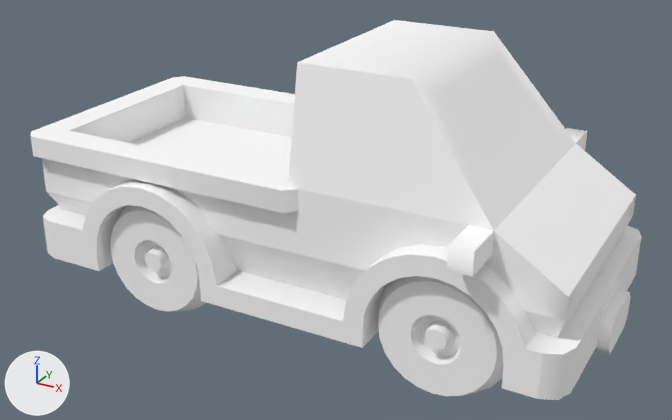
Two versions of the glTF model client/public/cars/ute_tray_kenney.glb, one commit apart.
Both versions are drawn from a camera (50 mm lens) standing at (3.73, -6.78, 4.28) and looking at (0.06, -0.11, 0.94). The lights are fixed; the arrows at lower left show +X, +Y and +Z. The first picture is the older version. Where no turn or scale is listed for an object, it has been applied to the vertices. Vertices at exactly the same position are counted once.

The older version as bpy lines, for what is in view:
```python
mat_colormap = principled_material('colormap')
mat_colormap.base_color = (1.0, 1.0, 1.0)  # white #ffffff
mat_colormap.roughness = 1.0
me_body = bpy.data.meshes.new('body')
me_body.from_pydata(...)  # 388 vertices, 775 faces; spans x -2.6..2.6, y -1.42..1.42, z -1.09..1.09
me_body.materials.append(mat_colormap)  # white #ffffff
me_wheel_front_right = bpy.data.meshes.new('wheel-front-right')
me_wheel_front_right.from_pydata(...)  # 240 vertices, 428 faces; spans x -0.568..0.568, y -0.284..0.284, z -0.568..0.568
me_wheel_front_right.materials.append(mat_colormap)  # white #ffffff
me_wheel_front_right_001 = bpy.data.meshes.new('wheel-front-right.001')
me_wheel_front_right_001.from_pydata(...)  # 240 vertices, 428 faces; spans x -0.568..0.568, y -0.284..0.284, z -0.568..0.568
me_wheel_front_right_001.materials.append(mat_colormap)  # white #ffffff
ob_body = bpy.data.objects.new('body', me_body)
ob_body.location = (0.0, 0.0, 1.373)
ob_wheel_back_right = bpy.data.objects.new('wheel-back-right', me_wheel_front_right_001)
ob_wheel_back_right.location = (-1.207, -0.852, 0.568)
ob_wheel_front_right = bpy.data.objects.new('wheel-front-right', me_wheel_front_right)
ob_wheel_front_right.location = (1.482, -0.852, 0.568)
```
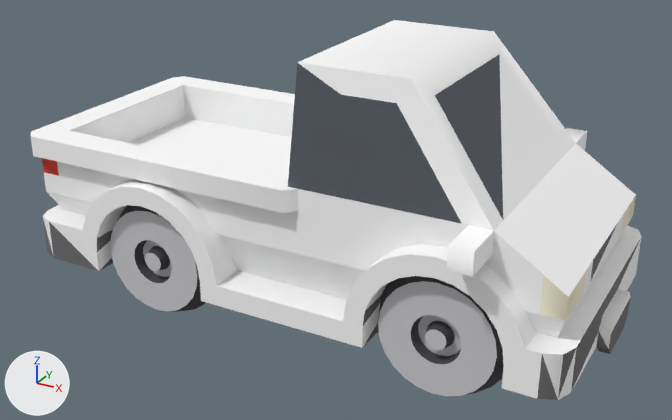
Boxes (x1, y1, x2, y2) around the edits, measured in the pictures (672 x 420 px):
'body', recoloured
    both: (39, 52, 641, 400)
'wheel-front-right', recoloured (darker)
    both: (378, 276, 504, 396)
'wheel-back-right', recoloured (darker)
    both: (111, 205, 206, 312)

The change, as a list of edits to the scene's bpy script:
```text
Change mat_colormap:
    where n0 = _N.new('ShaderNodeBsdfPrincipled'); n0.name = 'Principled BSDF'
    remove n0.inputs[0].default_value = (1.0, 1.0, 1.0, 1.0)  # 'Base Color', white #ffffff
    add n2 = _N.new('ShaderNodeVertexColor'); n2.name = 'Color Attribute'
    add _L.new(n2.outputs[0], n0.inputs[0])  # 'Color' to 'Base Color'
Change me_wheel_front_right:
    where me_wheel_front_right.from_pydata(...)  # 240 vertices, 428 faces; spans x -0.568..0.568, y -0.284..0.284, z -0.568..0.568
    used by ob_wheel_front_right; location = (1.482, -0.852, 0.568)
    me_wheel_front_right part 1: vertex colours changed
Change me_wheel_front_right_001:
    where me_wheel_front_right_001.from_pydata(...)  # 240 vertices, 428 faces; spans x -0.568..0.568, y -0.284..0.284, z -0.568..0.568
    used by ob_wheel_back_right; location = (-1.207, -0.852, 0.568)
    me_wheel_front_right_001 part 2: vertex colours changed
Change me_body:
    where me_body.from_pydata(...)  # 388 vertices, 775 faces; spans x -2.6..2.6, y -1.42..1.42, z -1.09..1.09
    used by ob_body; location = (0.0, 0.0, 1.373)
    me_body part 3: vertex colours changed
```
